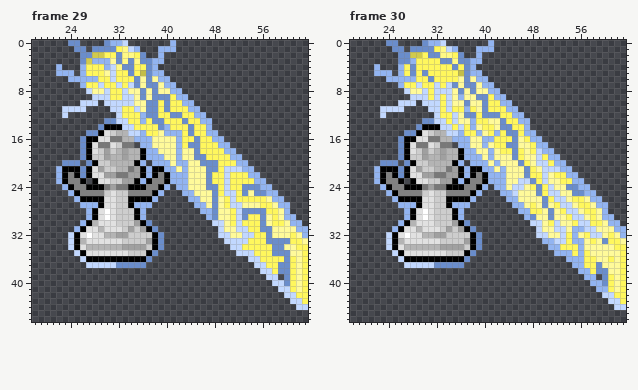
Two states of a pixel-art file, Assets/Sprites/Sprites-Animation/Pieces/Pieces Attacking/queeen smite sphere.aseprite. Above, as it was before the edit.
64x64 pixels, 40 frames. Shown: frame 29: x 18..63, y 0..46; frame 30: x 18..63, y 0..46. The commit also changed other frames, which this record leaves out.
New version:
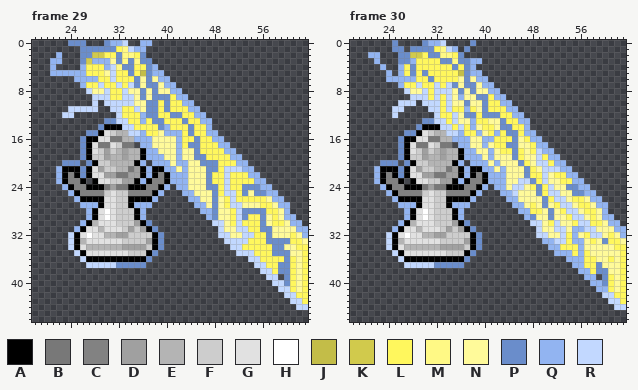
Palette (. is transparent): A #000000  B #787878  C #828282  D #a0a0a0  E #b4b4b4  F #cdcdcd  G #e1e1e1  H #ffffff  J #c3bd48  K #d1ca4c  L #fff75d  M #fff985  N #fffa9a  P #6a8dcb  Q #92b4f1  R #c2d8ff
Diff:
{"where": "frame 29, layer \"Arms\""}
{"frame":29,"y":0,"x":26,"old":".","new":"P"}
{"frame":29,"y":0,"x":36,"old":"..","new":"QQ"}
{"frame":29,"y":0,"x":41,"old":"Q","new":"."}
{"frame":29,"y":1,"x":25,"old":"P","new":"."}
{"frame":29,"y":1,"x":27,"old":".","new":"P"}
{"frame":29,"y":1,"x":36,"old":".","new":"Q"}
{"frame":29,"y":1,"x":39,"old":"QQQ","new":"..."}
{"frame":29,"y":2,"x":22,"old":".","new":"Q"}
{"frame":29,"y":2,"x":39,"old":"Q","new":"."}
{"frame":29,"y":3,"x":21,"old":"..","new":"QQ"}
{"frame":29,"y":3,"x":38,"old":"QQ","new":".."}
{"frame":29,"y":4,"x":21,"old":".Q","new":"Q."}
{"frame":29,"y":5,"x":21,"old":".","new":"Q"}
{"frame":29,"y":5,"x":25,"old":".","new":"Q"}
{"frame":29,"y":6,"x":24,"old":"Q","new":"."}
{"frame":29,"y":10,"x":26,"old":"RR","new":".."}
{"frame":29,"y":11,"x":23,"old":"R","new":"."}
{"frame":29,"y":11,"x":27,"old":"..","new":"RR"}
{"frame":29,"y":12,"x":24,"old":".","new":"R"}
{"where": "frame 30, layer \"Arms\""}
{"frame":30,"y":0,"x":24,"old":"P","new":"."}
{"frame":30,"y":0,"x":38,"old":".","new":"P"}
{"frame":30,"y":0,"x":41,"old":"Q","new":"."}
{"frame":30,"y":1,"x":37,"old":".","new":"P"}
{"frame":30,"y":1,"x":39,"old":"QQQ","new":"..."}
{"frame":30,"y":2,"x":21,"old":"..","new":"QQ"}
{"frame":30,"y":2,"x":39,"old":"Q","new":"."}
{"frame":30,"y":3,"x":22,"old":".","new":"Q"}
{"frame":30,"y":4,"x":22,"old":"Q.","new":".Q"}
{"frame":30,"y":5,"x":22,"old":"QQ","new":".."}
{"frame":30,"y":11,"x":23,"old":"RR","new":".."}
{"frame":30,"y":12,"x":23,"old":"R","new":"."}
{"frame":30,"y":12,"x":25,"old":".","new":"R"}
